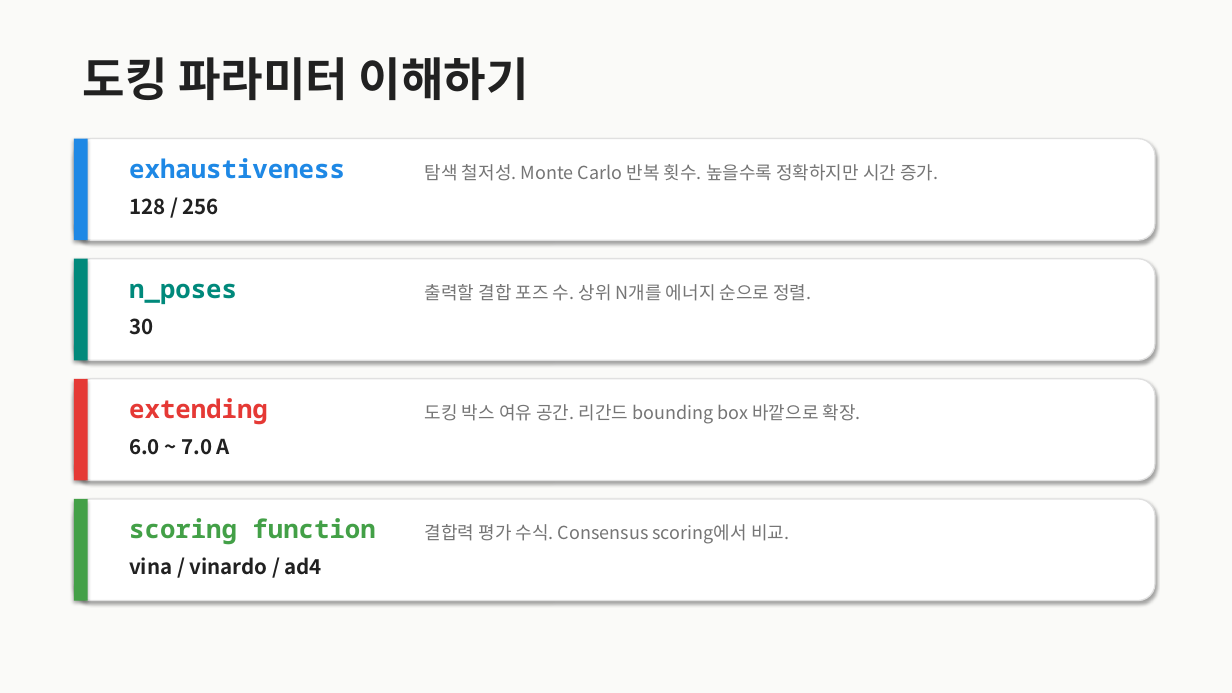
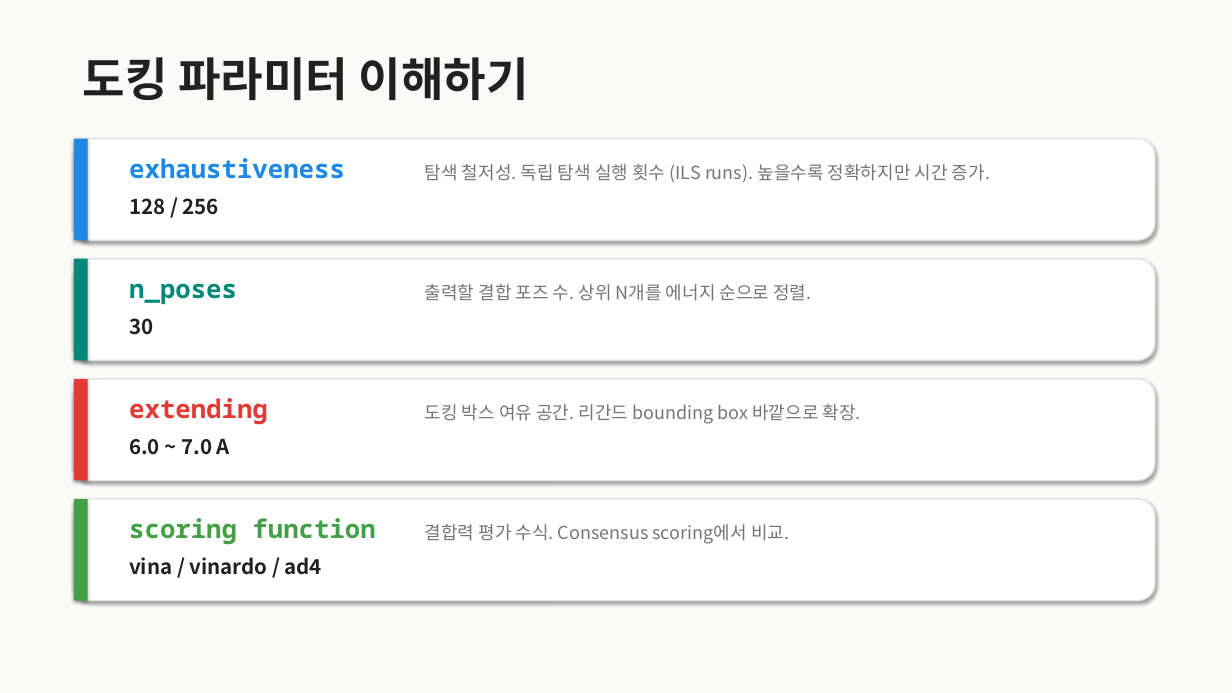
Before and after one commit to fourmodern/molecular_docking_tutorial, a slide deck: slide 8 of Molecular_Docking_Workshop.pptx. Drawn at 1232x693 pixels with LibreOffice and Linux fonts; fonts in the diff are those of the drawing. Boxes give left, top, right and bottom in pixels: in the first picture for what was removed or moved away, otherwise in the second. Text is boxed around its words. In the diff, an @@ line names an element or a change of style, - is before the commit and + after.

```diff
--- a/Molecular_Docking_Workshop.pptx
+++ b/Molecular_Docking_Workshop.pptx
@@ text at <box>425,164,990,183</box>: text changed @@
-탐색 철저성. Monte Carlo 반복 횟수. 높을수록 정확하지만 시간 증가.
+탐색 철저성. 독립 탐색 실행 횟수 (ILS runs). 높을수록 정확하지만 시간 증가.
```
Also in this commit, not shown: 4 other slides changed, 2 other files.
